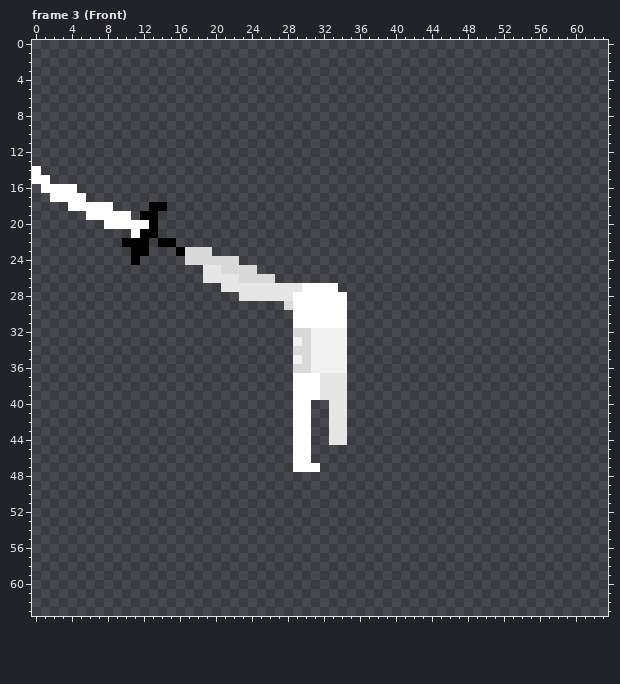
Pixel-art file: Assets/Art/Characters/Player/Sword_Attack/Player_Sword_Attack_Up.aseprite. The first picture shows the starting point.
64x64 pixels, 11 frames. Colours within 5 levels of each other are drawn and written as one. Shown: frame 3 (Front). The commit also changed other frames, which this record leaves out.
After the commit:
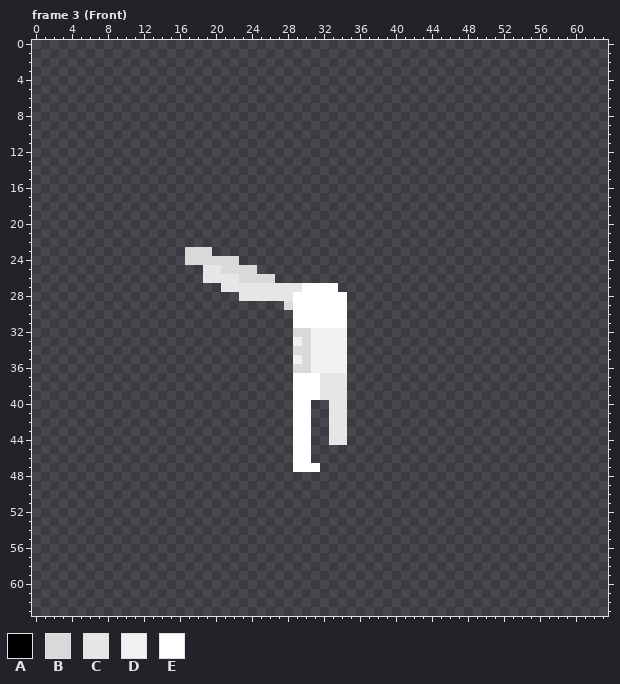
Palette (. is transparent): A #000000  B #d9d9d9  C #e6e6e6  D #f2f2f2  E #ffffff
Change:
layer "Sword" now hidden
Frame 3 (Front):
Colour A is removed in row 18 at x 13 to 14; in row 19 at x 12 to 13; in row 20 at x 13; in row 21 at x 12 to 13; in row 22 at x 10 to 12 and 14 to 15; in row 23 at x 11 to 12 and 16.
Colour A is removed in row 24 at x 11.
Colour E is removed in row 14 at x 0; in row 15 at x 0 to 1; in row 16 at x 1 to 4; in row 17 at x 2 to 5; in row 18 at x 4 to 8; in row 19 at x 6 to 10.
Colour E is removed in row 20 at x 8 to 12; in row 21 at x 11.
Pixel boxes of the changes (left, top, right, bottom) in both pictures:
erased: (32, 166, 185, 265)
